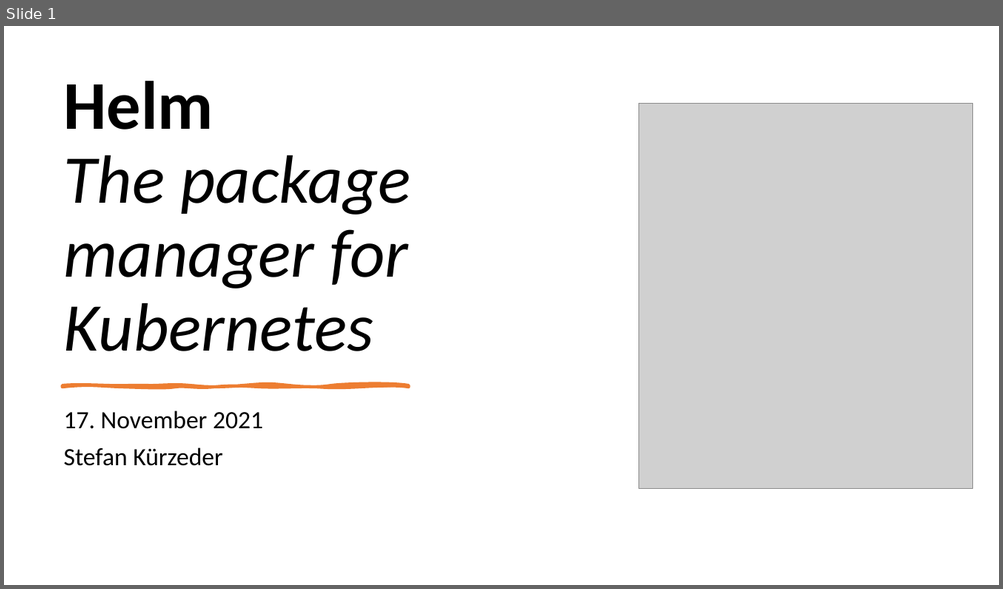
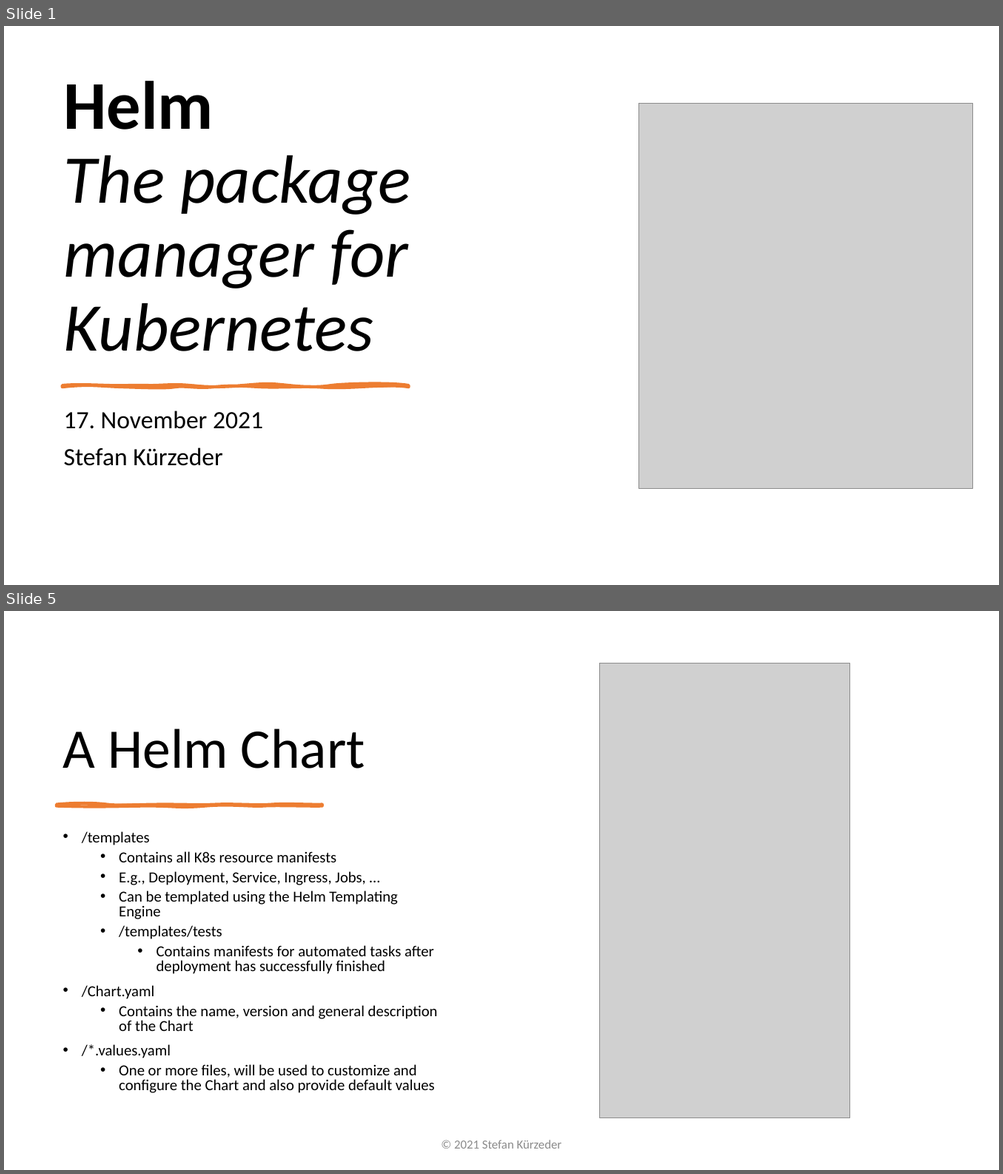
Before and after one commit to StiviiK/helm-handson, a slide deck: docs/Presentation-Helm.pptx. Shown one above the other, each under a label of ours: slide 1 before the commit, slides 1 and 5 after it; the slides between them are not shown. The pictures are 1003x589 and 1003x1174 pixels, drawn with LibreOffice and Linux fonts; fonts in the diff are those of the drawing; grey boxes stand for pictures. Boxes give left, top, right and bottom in pixels: in the first picture for what was removed or moved away, otherwise in the second. Text is boxed around its words. In the diff, an @@ line names an element or a change of style, - is before the commit and + after.

```diff
--- a/docs/Presentation-Helm.pptx
+++ b/docs/Presentation-Helm.pptx
@@ slide 5 added at [4, 611, 999, 1170], background #FFFFFF @@
@@ picture added at [600, 664, 850, 1119] @@
@@ title added at [63, 729, 365, 769], 54 pt, text #000000 @@
+A Helm Chart
@@ freeform shape added at [57, 805, 322, 806], fill #ED7D31, outline #ED7D31 3 pt @@
@@ text added at [82, 832, 438, 1093], 14.8 pt, text #000000 @@
+• /templates
+  • Contains all K8s resource manifests
+  • E.g., Deployment, Service, Ingress, Jobs, …
+  • Can be templated using the Helm Templating Engine
+  • /templates/tests
+    • Contains manifests for automated tasks after deployment has successfully finished
+• /Chart.yaml
+  • Contains the name, version and general description of the Chart
+• /*.values.yaml
+  • One or more files, will be used to customize and configure the Chart and also provide default values
@@ text added at [454, 1140, 562, 1149], 12 pt, text #8C8C8C @@
+© 2021 Stefan Kürzeder
```
Also in this commit, not shown: 4 slides changed, 1 slide removed, 6 other files.
